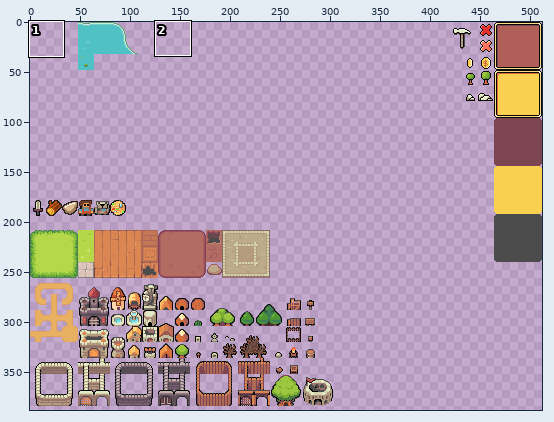
Sprite sheet, stored at TownRaiser/TownRaiser/TownRaiserContent/MainTileset.png. Above: a wide view before the commit, with the close-up outlined.
Close-up. As it was:
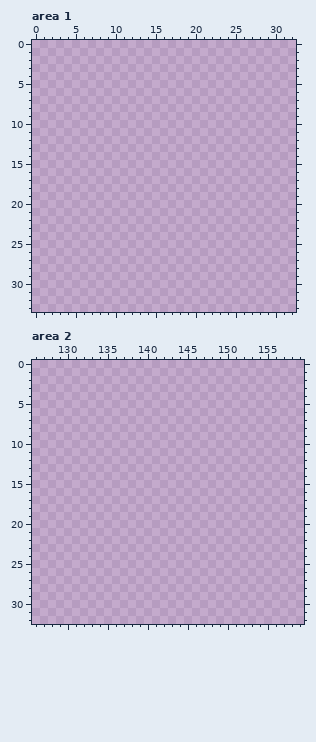
The file is 512x512 pixels. Colours within 5 levels of each other are drawn and written as one. Shown: area 1: x 0..32, y 0..33; area 2: x 126..159, y 0..32. The old version is drawn lined up with the new one. The wide view leaves out empty margins. The commit also changed other parts of the picture, which this record leaves out.
After:
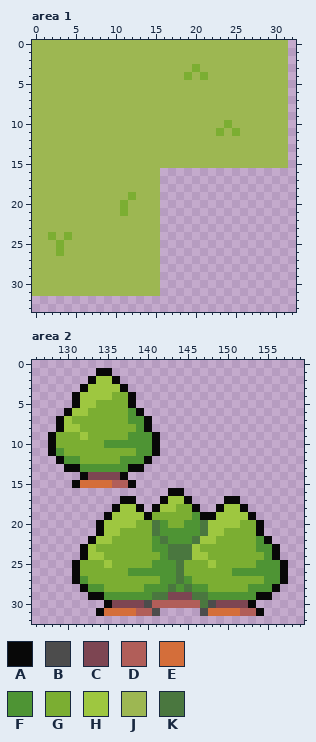
Palette (. is transparent): A #080808  B #4c4c4c  C #7d4552  D #b15e59  E #d46e3a  F #4e9434  G #7bae32  H #9ec740  J #9db752  K #4a773f
The edit:
drawings rearranged on the sheet (the old picture shows each at its new place; 1 dropped ones are not shown)
--- area 1
@@ x 0..32 @@
- 0 .................................
- 1 .................................
- 2 .................................
- 3 .................................
- 4 .................................
- 5 .................................
- 6 .................................
- 7 .................................
- 8 .................................
- 9 .................................
-10 .................................
-11 .................................
-12 .................................
-13 .................................
-14 .................................
-15 .................................
-16 .................................
-17 .................................
-18 .................................
-19 .................................
-20 .................................
-21 .................................
-22 .................................
-23 .................................
-24 .................................
-25 .................................
-26 .................................
-27 .................................
-28 .................................
-29 .................................
-30 .................................
-31 .................................
+ 0 JJJJJJJJJJJJJJJJJJJJJJJJJJJJJJJJ.
+ 1 JJJJJJJJJJJJJJJJJJJJJJJJJJJJJJJJ.
+ 2 JJJJJJJJJJJJJJJJJJJJJJJJJJJJJJJJ.
+ 3 JJJJJJJJJJJJJJJJJJJJGJJJJJJJJJJJ.
+ 4 JJJJJJJJJJJJJJJJJJJGJGJJJJJJJJJJ.
+ 5 JJJJJJJJJJJJJJJJJJJJJJJJJJJJJJJJ.
+ 6 JJJJJJJJJJJJJJJJJJJJJJJJJJJJJJJJ.
+ 7 JJJJJJJJJJJJJJJJJJJJJJJJJJJJJJJJ.
+ 8 JJJJJJJJJJJJJJJJJJJJJJJJJJJJJJJJ.
+ 9 JJJJJJJJJJJJJJJJJJJJJJJJJJJJJJJJ.
+10 JJJJJJJJJJJJJJJJJJJJJJJJGJJJJJJJ.
+11 JJJJJJJJJJJJJJJJJJJJJJJGJGJJJJJJ.
+12 JJJJJJJJJJJJJJJJJJJJJJJJJJJJJJJJ.
+13 JJJJJJJJJJJJJJJJJJJJJJJJJJJJJJJJ.
+14 JJJJJJJJJJJJJJJJJJJJJJJJJJJJJJJJ.
+15 JJJJJJJJJJJJJJJJJJJJJJJJJJJJJJJJ.
+16 JJJJJJJJJJJJJJJJ.................
+17 JJJJJJJJJJJJJJJJ.................
+18 JJJJJJJJJJJJJJJJ.................
+19 JJJJJJJJJJJJGJJJ.................
+20 JJJJJJJJJJJGJJJJ.................
+21 JJJJJJJJJJJGJJJJ.................
+22 JJJJJJJJJJJJJJJJ.................
+23 JJJJJJJJJJJJJJJJ.................
+24 JJGJGJJJJJJJJJJJ.................
+25 JJJGJJJJJJJJJJJJ.................
+26 JJJGJJJJJJJJJJJJ.................
+27 JJJJJJJJJJJJJJJJ.................
+28 JJJJJJJJJJJJJJJJ.................
+29 JJJJJJJJJJJJJJJJ.................
+30 JJJJJJJJJJJJJJJJ.................
+31 JJJJJJJJJJJJJJJJ.................
 32 .................................
--- area 2
@@ x 126..159 @@
  0 ..................................
- 1 ..................................
- 2 ..................................
- 3 ..................................
- 4 ..................................
- 5 ..................................
- 6 ..................................
- 7 ..................................
- 8 ..................................
- 9 ..................................
-10 ..................................
-11 ..................................
-12 ..................................
-13 ..................................
-14 ..................................
-15 ..................................
-16 ..................................
-17 ..................................
-18 ..................................
-19 ..................................
-20 ..................................
-21 ..................................
-22 ..................................
-23 ..................................
-24 ..................................
-25 ..................................
-26 ..................................
-27 ..................................
-28 ..................................
-29 ..................................
-30 ..................................
-31 ..................................
+ 1 ........AA........................
+ 2 .......AHHA.......................
+ 3 ......AHHHHA......................
+ 4 .....AHHHHGGA.....................
+ 5 .....AHHGGGGA.....................
+ 6 ....AHHGGGGGFA....................
+ 7 ...AHGGGGGGGFFA...................
+ 8 ...AHHGGGGGGGFA...................
+ 9 ..AGGGHGGGGGFFFA..................
+10 ..AGGGGGGFFFFFFA..................
+11 ..AFGGGGGGGGGFFA..................
+12 ...AFFGGGGGFFFA...................
+13 ....AAFFFFFFAA....................
+14 ......ACCCCA......................
+15 .....AEEEEDDA.....................
+16 .................AA...............
+17 ...........AA...AHHA....AA........
+18 ..........AHHA.AHHGGA..AHHA.......
+19 .........AHHHHAGGGGGFAAHHHHA......
+20 ........AHHHHGGKFGGFFKHHHHGGA.....
+21 ........AHHGGGGKFFFFFKHHGGGGA.....
+22 .......AHHGGGGGFKFFFKHHGGGGGFA....
+23 ......AHGGGGGGGFFKKKHGGGGGGGFFA...
+24 ......AHHGGGGGGGFKKKHHGGGGGGGFA...
+25 .....AGGGHGGGGGFFFKGGGHGGGGGFFFA..
+26 .....AGGGGGGFFFFFFKGGGGGGFFFFFFA..
+27 .....AFGGGGGGGGGFFKFGGGGGGGGGFFA..
+28 ......AFFGGGGGFFFKFKFFGGGGGFFFA...
+29 .......AAFFFFFFKKCCCKKFFFFFFAA....
+30 .........ACCCCBDDDDDDKBCCCCA......
+31 ........AEEEEDDB.....BEEEEDDA.....
 32 ..................................
